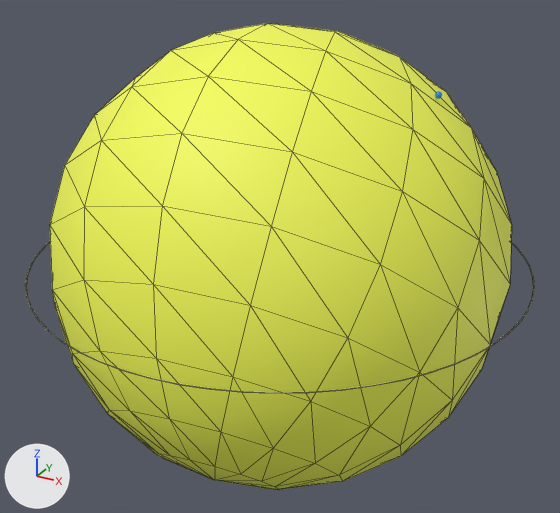
A saved change to the glTF model glb/67.glb.
Before and after are seen from a 50 mm lens placed at (1.269, -2.307, 1.152), pointed at (0.0, 0.0, -0.001). Every picture has the same lights, and +X, +Y and +Z are marked at lower left. The first picture is the older version. Mesh edges are drawn as thin lines on the coarser meshes. Where no turn or scale is listed for an object, it has been applied to the vertices.

The first picture shows 'Orbital_6s_0' and 2 more.
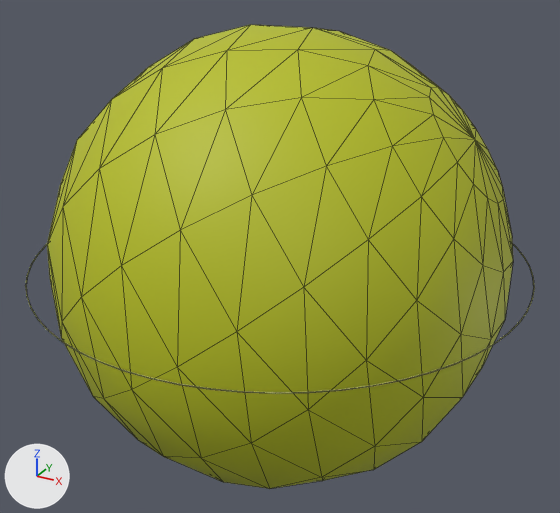
The edits, one by one:
Material 'TMP_orb_67_6s' (mat_tmp_orb_67_6s) changes colour from yellow #f5fe56 to yellow #b7bf1c; in linear values from (0.917, 0.99, 0.0935) to (0.475, 0.524, 0.0119).
Object 'Orbital_6s_0' (ob_orbital_6s_0) turns from (46, 3.6, -176) to (43, 34, 67) degrees about x, y and z.

Location of each change, [x1, y1, x2, y2] in pixels of the pictures (560 x 513 px):
'Orbital_6s_0', recoloured, turned (darker)
    before: [50, 23, 512, 490]
    after: [47, 25, 513, 489]
